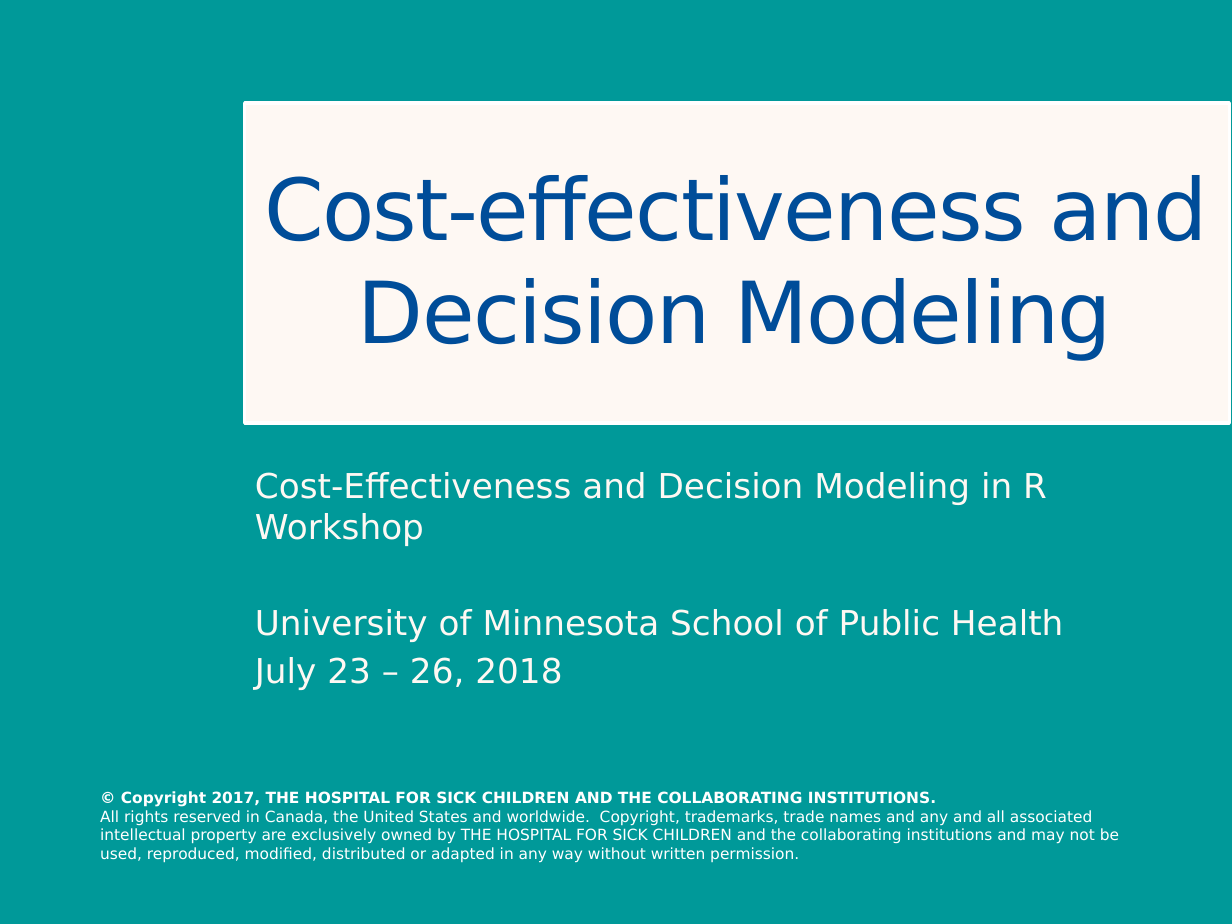
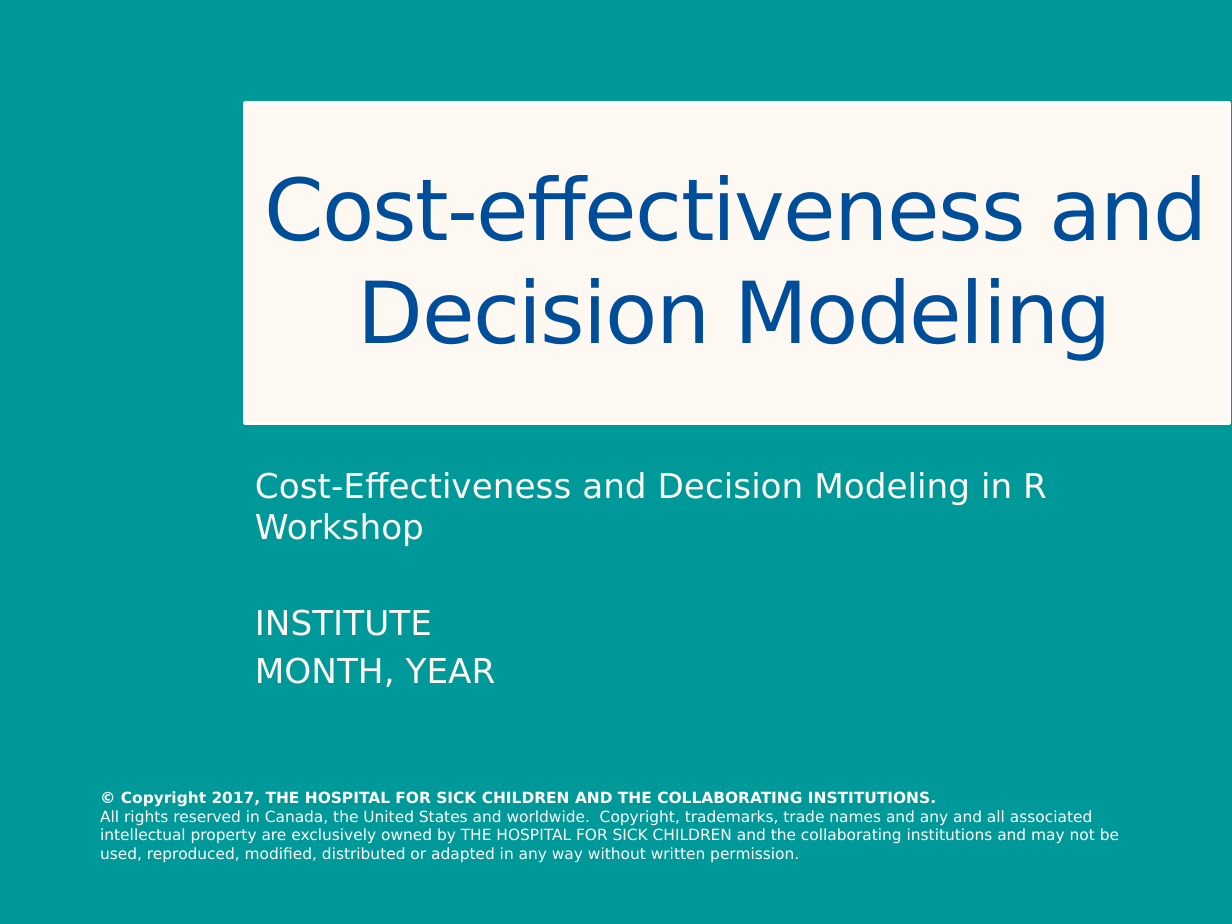
Before and after one commit to DARTH-git/Course-Modularization, a slide deck: slide 1 of Decision trees/Slides/CEA and Decision Modeling Overview.pptx. Drawn at 1232x924 pixels with LibreOffice and Linux fonts; fonts in the diff are those of the drawing. Boxes give left, top, right and bottom in pixels: in the first picture for what was removed or moved away, otherwise in the second. Text is boxed around its words. In the diff, an @@ line names an element or a change of style, - is before the commit and + after.

```diff
--- a/Decision trees/Slides/CEA and Decision Modeling Overview.pptx
+++ b/Decision trees/Slides/CEA and Decision Modeling Overview.pptx
@@ subtitle at bbox=[255, 609, 496, 687]: text changed @@
-University of Minnesota School of Public Health
-July 23 – 26, 2018
+INSTITUTE
+MONTH, YEAR
```
Also in this commit, not shown: 1 other slide changed, 2 other files.
